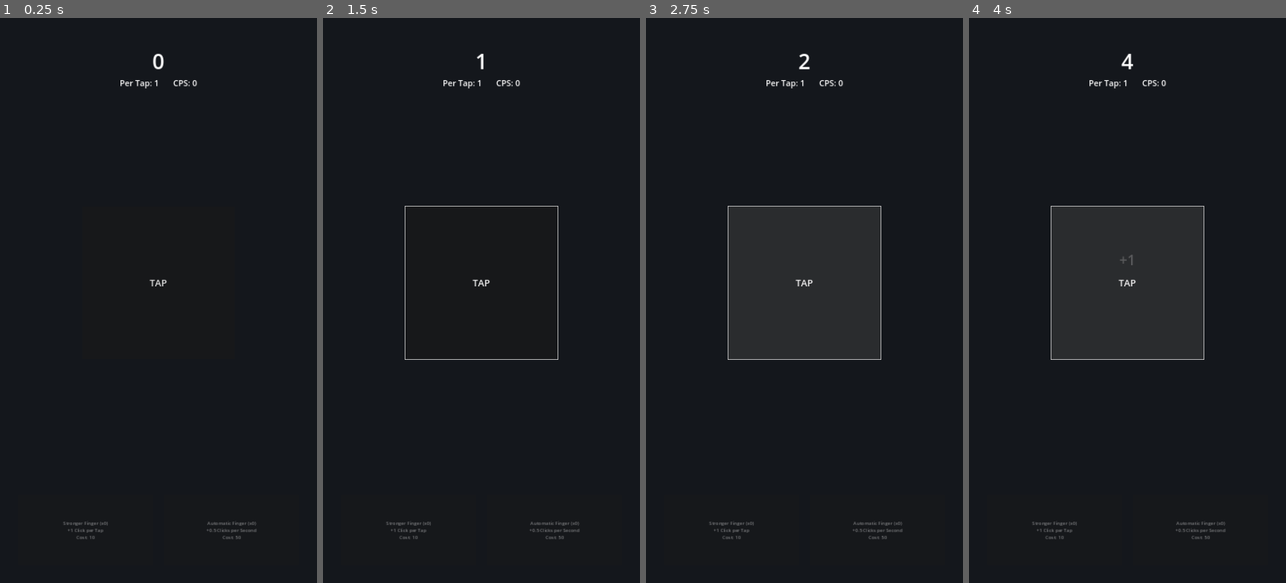
Above: before the commit, frames 1-4 (left to right).
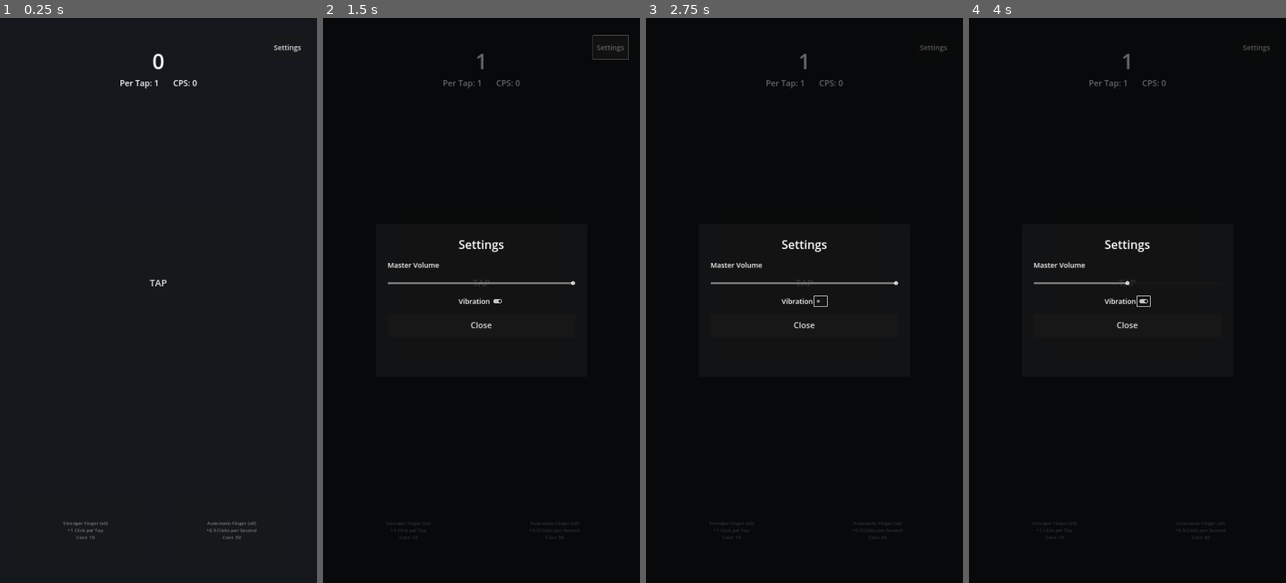
Above: after the commit, the same moments.

Repository: RyanGAt/clicky-mobile-game
Game: Godot game, scene res://scenes/main/main_game.tscn
Same seed, same stepped clock (60 frames per second), same inputs: the game is played once before the commit and once after it.
Inputs (mouse positions are in pixels of both pictures, inside the frame that each line leads up to):
- Up to frame 1 (0.25 s): no input
- Up to frame 2 (1.5 s): click "TAP" at 0.5 s; click (611, 46) at 1.25 s, where only the run after the commit has a clickable "Settings"
- Up to frame 3 (2.75 s): click (820, 300) at 2.02 s
- Up to frame 4 (4 s): click "TAP" at 2.75 s; click (1143, 300) at 3.52 s

The runs differ from the first frame. In frame 1, less than 0.1% of the frame differs, in the area x 86-95%, y 4-6%; in frame 2, 1.4%; in frame 3, 12%, in the area x 19-95%, y 4-93%; in frame 4, 12%.

Commit message:
Add Phase 2 core systems: save/load, settings, offline earnings
Local save to user://save.dat (versioned JSON) with autosave every
30s, on upgrade purchase, and on pause/close. On load, computes
offline earnings at 50% efficiency capped at 8 hours and shows a
collectible summary popup. Settings screen exposes master volume and
a vibration toggle, both wired into the tap loop.

Diff:
--- a/project.godot
+++ b/project.godot
@@ -18,6 +18,7 @@
 [autoload]
 
 GameManager="*res://scripts/managers/game_manager.gd"
+SaveManager="*res://scripts/managers/save_manager.gd"
 
 [display]
 
--- a/scenes/main/main_game.tscn
+++ b/scenes/main/main_game.tscn
@@ -77,6 +77,20 @@
 unique_name_in_owner = true
 bus = &"Master"
 
+[node name="SettingsButton" type="Button" parent="."]
+unique_name_in_owner = true
+layout_mode = 1
+anchors_preset = 1
+anchor_left = 1.0
+anchor_right = 1.0
+offset_left = -160.0
+offset_top = 60.0
+offset_right = -40.0
+offset_bottom = 140.0
+grow_horizontal = 0
+theme_override_font_sizes/font_size = 24
+text = "Settings"
+
 [node name="FloatingTextLayer" type="Control" parent="."]
 unique_name_in_owner = true
 layout_mode = 1
@@ -86,6 +100,9 @@
 grow_horizontal = 2
 grow_vertical = 2
 mouse_filter = 2
+
+[node name="PopupLayer" type="CanvasLayer" parent="."]
+unique_name_in_owner = true
 
 [node name="BottomPanel" type="HBoxContainer" parent="."]
 layout_mode = 1
--- /dev/null
+++ b/scenes/screens/offline_earnings_popup.tscn
@@ -0,0 +1,66 @@
+[gd_scene load_steps=2 format=3 uid="uid://b6q1w9k3r7v2y"]
+
+[ext_resource type="Script" path="res://scripts/ui/offline_earnings_popup.gd" id="1_offline"]
+
+[node name="OfflineEarningsPopup" type="Control"]
+anchors_preset = 15
+anchor_right = 1.0
+anchor_bottom = 1.0
+grow_horizontal = 2
+grow_vertical = 2
+script = ExtResource("1_offline")
+
+[node name="Scrim" type="ColorRect" parent="."]
+layout_mode = 1
+anchors_preset = 15
+anchor_right = 1.0
+anchor_bottom = 1.0
+grow_horizontal = 2
+grow_vertical = 2
+color = Color(0, 0, 0, 0.6)
+
+[node name="Panel" type="PanelContainer" parent="."]
+layout_mode = 1
+anchors_preset = 8
+anchor_left = 0.5
+anchor_top = 0.5
+anchor_right = 0.5
+anchor_bottom = 0.5
+offset_left = -340.0
+offset_top = -220.0
+offset_right = 340.0
+offset_bottom = 220.0
+grow_horizontal = 2
+grow_vertical = 2
+
+[node name="Margin" type="MarginContainer" parent="Panel"]
+layout_mode = 2
+theme_override_constants/margin_left = 40
+theme_override_constants/margin_top = 40
+theme_override_constants/margin_right = 40
+theme_override_constants/margin_bottom = 40
+
+[node name="VBox" type="VBoxContainer" parent="Panel/Margin"]
+layout_mode = 2
+theme_override_constants/separation = 24
+
+[node name="Title" type="Label" parent="Panel/Margin/VBox"]
+layout_mode = 2
+theme_override_font_sizes/font_size = 36
+horizontal_alignment = 1
+text = "Welcome Back!"
+
+[node name="MessageLabel" type="Label" parent="Panel/Margin/VBox"]
+unique_name_in_owner = true
+layout_mode = 2
+theme_override_font_sizes/font_size = 24
+horizontal_alignment = 1
+autowrap_mode = 2
+text = "While you were away, your switches earned you Clicks."
+
+[node name="CollectButton" type="Button" parent="Panel/Margin/VBox"]
+unique_name_in_owner = true
+custom_minimum_size = Vector2(0, 80)
+layout_mode = 2
+theme_override_font_sizes/font_size = 28
+text = "Collect"
--- /dev/null
+++ b/scenes/screens/settings_screen.tscn
@@ -0,0 +1,85 @@
+[gd_scene load_steps=2 format=3 uid="uid://c8n2h5t7w4x9m"]
+
+[ext_resource type="Script" path="res://scripts/ui/settings_screen.gd" id="1_settings"]
+
+[node name="SettingsScreen" type="Control"]
+anchors_preset = 15
+anchor_right = 1.0
+anchor_bottom = 1.0
+grow_horizontal = 2
+grow_vertical = 2
+script = ExtResource("1_settings")
+
+[node name="Scrim" type="ColorRect" parent="."]
+layout_mode = 1
+anchors_preset = 15
+anchor_right = 1.0
+anchor_bottom = 1.0
+grow_horizontal = 2
+grow_vertical = 2
+color = Color(0, 0, 0, 0.6)
+
+[node name="Panel" type="PanelContainer" parent="."]
+layout_mode = 1
+anchors_preset = 8
+anchor_left = 0.5
+anchor_top = 0.5
+anchor_right = 0.5
+anchor_bottom = 0.5
+offset_left = -360.0
+offset_top = -260.0
+offset_right = 360.0
+offset_bottom = 260.0
+grow_horizontal = 2
+grow_vertical = 2
+
+[node name="Margin" type="MarginContainer" parent="Panel"]
+layout_mode = 2
+theme_override_constants/margin_left = 40
+theme_override_constants/margin_top = 40
+theme_override_constants/margin_right = 40
+theme_override_constants/margin_bottom = 40
+
+[node name="VBox" type="VBoxContainer" parent="Panel/Margin"]
+layout_mode = 2
+theme_override_constants/separation = 24
+
+[node name="Title" type="Label" parent="Panel/Margin/VBox"]
+layout_mode = 2
+theme_override_font_sizes/font_size = 40
+horizontal_alignment = 1
+text = "Settings"
+
+[node name="VolumeLabel" type="Label" parent="Panel/Margin/VBox"]
+layout_mode = 2
+theme_override_font_sizes/font_size = 24
+text = "Master Volume"
+
+[node name="VolumeSlider" type="HSlider" parent="Panel/Margin/VBox"]
+unique_name_in_owner = true
+custom_minimum_size = Vector2(0, 40)
+layout_mode = 2
+max_value = 1.0
+step = 0.01
+value = 1.0
+
+[node name="VibrationRow" type="HBoxContainer" parent="Panel/Margin/VBox"]
+layout_mode = 2
+alignment = 1
+
+[node name="VibrationLabel" type="Label" parent="Panel/Margin/VBox/VibrationRow"]
+layout_mode = 2
+theme_override_font_sizes/font_size = 24
+text = "Vibration"
+
+[node name="VibrationToggle" type="CheckButton" parent="Panel/Margin/VBox/VibrationRow"]
+unique_name_in_owner = true
+layout_mode = 2
+button_pressed = true
+
+[node name="CloseButton" type="Button" parent="Panel/Margin/VBox"]
+unique_name_in_owner = true
+custom_minimum_size = Vector2(0, 80)
+layout_mode = 2
+theme_override_font_sizes/font_size = 28
+text = "Close"
--- /dev/null
+++ b/scripts/managers/save_manager.gd
@@ -0,0 +1,108 @@
+extends Node
+
+const SAVE_PATH := "user://save.dat"
+const SAVE_VERSION := 1
+const OFFLINE_EFFICIENCY := 0.5
+const MAX_OFFLINE_SECONDS := 8.0 * 60.0 * 60.0
+const AUTO_SAVE_INTERVAL := 30.0
+
+var settings: Dictionary = {
+	"master_volume": 1.0,
+	"vibration_enabled": true,
+}
+
+var pending_offline_earnings: float = 0.0
+var pending_offline_seconds: float = 0.0
+
+func _ready() -> void:
+	load_game()
+	_apply_audio_settings()
+
+	var auto_save_timer := Timer.new()
+	auto_save_timer.wait_time = AUTO_SAVE_INTERVAL
+	auto_save_timer.autostart = true
+	auto_save_timer.timeout.connect(save_game)
+	add_child(auto_save_timer)
+
+	GameManager.upgrade_purchased.connect(func(_id): save_game())
+	get_tree().auto_accept_quit = false
+
+func _notification(what: int) -> void:
+	match what:
+		NOTIFICATION_APPLICATION_PAUSED, NOTIFICATION_APPLICATION_FOCUS_OUT:
+			save_game()
+		NOTIFICATION_WM_CLOSE_REQUEST:
+			save_game()
+			get_tree().quit()
+
+func save_game() -> void:
+	var data := {
+		"version": SAVE_VERSION,
+		"clicks": GameManager.clicks,
+		"click_power": GameManager.click_power,
+		"clicks_per_second": GameManager.clicks_per_second,
+		"owned": GameManager.owned,
+		"settings": settings,
+		"last_active_unix": Time.get_unix_time_from_system(),
+	}
+	var file := FileAccess.open(SAVE_PATH, FileAccess.WRITE)
+	if file == null:
+		push_error("Could not write save file")
+		return
+	file.store_string(JSON.stringify(data))
+
+func load_game() -> void:
+	if not FileAccess.file_exists(SAVE_PATH):
+		return
+	var file := FileAccess.open(SAVE_PATH, FileAccess.READ)
+	if file == null:
+		return
+	var parsed = JSON.parse_string(file.get_as_text())
+	if not (parsed is Dictionary):
+		return
+
+	GameManager.clicks = float(parsed.get("clicks", 0.0))
+	GameManager.click_power = float(parsed.get("click_power", 1.0))
+	GameManager.clicks_per_second = float(parsed.get("clicks_per_second", 0.0))
+
+	var saved_owned = parsed.get("owned", {})
+	if saved_owned is Dictionary:
+		for id in saved_owned.keys():
+			GameManager.owned[id] = int(saved_owned[id])
+
+	var saved_settings = parsed.get("settings", {})
+	if saved_settings is Dictionary:
+		for key in saved_settings.keys():
+			settings[key] = saved_settings[key]
+
+	var last_active: float = float(parsed.get("last_active_unix", 0.0))
+	if last_active > 0.0 and GameManager.clicks_per_second > 0.0:
+		var elapsed: float = clampf(Time.get_unix_time_from_system() - last_active, 0.0, MAX_OFFLINE_SECONDS)
+		if elapsed > 1.0:
+			pending_offline_seconds = elapsed
+			pending_offline_earnings = elapsed * GameManager.clicks_per_second * OFFLINE_EFFICIENCY
+			GameManager.add_clicks(pending_offline_earnings)
+
+func consume_pending_offline_earnings() -> Dictionary:
+	var result := {
+		"earnings": pending_offline_earnings,
+		"seconds": pending_offline_seconds,
+	}
+	pending_offline_earnings = 0.0
+	pending_offline_seconds = 0.0
+	return result
+
+func set_master_volume(value: float) -> void:
+	settings["master_volume"] = clampf(value, 0.0, 1.0)
+	_apply_audio_settings()
+	save_game()
+
+func set_vibration_enabled(enabled: bool) -> void:
+	settings["vibration_enabled"] = enabled
+	save_game()
+
+func _apply_audio_settings() -> void:
+	var bus_index := AudioServer.get_bus_index("Master")
+	var volume: float = settings.get("master_volume", 1.0)
+	AudioServer.set_bus_volume_db(bus_index, linear_to_db(maxf(volume, 0.0001)))
+	AudioServer.set_bus_mute(bus_index, volume <= 0.0001)
--- a/scripts/ui/main_game.gd
+++ b/scripts/ui/main_game.gd
@@ -2,6 +2,10 @@
 
 const FLOAT_TEXT_SCENE_DURATION := 0.6
 const TAP_SCALE := 0.92
+const TAP_VIBRATION_MS := 15
+
+const SettingsScreenScene := preload("res://scenes/screens/settings_screen.tscn")
+const OfflineEarningsPopupScene := preload("res://scenes/screens/offline_earnings_popup.tscn")
 
 @onready var switch_button: Button = %SwitchButton
 @onready var switch_audio: AudioStreamPlayer = %SwitchAudio
@@ -11,6 +15,8 @@
 @onready var cps_label: Label = %CPSLabel
 @onready var stronger_finger_button: Button = %StrongerFingerButton
 @onready var automatic_finger_button: Button = %AutomaticFingerButton
+@onready var settings_button: Button = %SettingsButton
+@onready var popup_layer: CanvasLayer = %PopupLayer
 
 var _tap_tween: Tween
 
@@ -22,8 +28,10 @@
 	switch_button.button_up.connect(_on_switch_released)
 	stronger_finger_button.pressed.connect(func(): _buy("stronger_finger"))
 	automatic_finger_button.pressed.connect(func(): _buy("automatic_finger"))
+	settings_button.pressed.connect(_on_settings_pressed)
 
 	_refresh_all_labels()
+	_show_offline_earnings_if_pending()
 
 func _process(_delta: float) -> void:
 	cps_label.text = "CPS: %s" % GameManager.format_number(GameManager.clicks_per_second)
@@ -33,6 +41,7 @@
 	var earned := GameManager.tap()
 	_play_press_animation()
 	_play_tap_sound()
+	_play_tap_vibration()
 	_spawn_floating_text(earned)
 
 func _on_switch_released() -> void:
@@ -52,6 +61,21 @@
 		return
 	switch_audio.pitch_scale = randf_range(0.95, 1.05)
 	switch_audio.play()
+
+func _play_tap_vibration() -> void:
+	if SaveManager.settings.get("vibration_enabled", true):
+		Input.vibrate_handheld(TAP_VIBRATION_MS)
+
+func _on_settings_pressed() -> void:
+	popup_layer.add_child(SettingsScreenScene.instantiate())
+
+func _show_offline_earnings_if_pending() -> void:
+	var offline := SaveManager.consume_pending_offline_earnings()
+	if offline["earnings"] <= 0.0:
+		return
+	var popup: Control = OfflineEarningsPopupScene.instantiate()
+	popup_layer.add_child(popup)
+	popup.setup(offline["earnings"], offline["seconds"])
 
 func _spawn_floating_text(amount: float) -> void:
 	var label := Label.new()
--- /dev/null
+++ b/scripts/ui/offline_earnings_popup.gd
@@ -0,0 +1,20 @@
+extends Control
+
+signal closed
+
+@onready var message_label: Label = %MessageLabel
+@onready var collect_button: Button = %CollectButton
+
+func setup(earnings: float, seconds: float) -> void:
+	var minutes := int(seconds / 60.0)
+	message_label.text = "While you were away for %d minutes,\nyour switches earned you %s Clicks." % [
+		minutes,
+		GameManager.format_number(earnings),
+	]
+
+func _ready() -> void:
+	collect_button.pressed.connect(_on_collect_pressed)
+
+func _on_collect_pressed() -> void:
+	closed.emit()
+	queue_free()
--- /dev/null
+++ b/scripts/ui/settings_screen.gd
@@ -0,0 +1,25 @@
+extends Control
+
+signal closed
+
+@onready var volume_slider: HSlider = %VolumeSlider
+@onready var vibration_toggle: CheckButton = %VibrationToggle
+@onready var close_button: Button = %CloseButton
+
+func _ready() -> void:
+	volume_slider.value = SaveManager.settings.get("master_volume", 1.0)
+	vibration_toggle.button_pressed = SaveManager.settings.get("vibration_enabled", true)
+
+	volume_slider.value_changed.connect(_on_volume_changed)
+	vibration_toggle.toggled.connect(_on_vibration_toggled)
+	close_button.pressed.connect(_on_close_pressed)
+
+func _on_volume_changed(value: float) -> void:
+	SaveManager.set_master_volume(value)
+
+func _on_vibration_toggled(enabled: bool) -> void:
+	SaveManager.set_vibration_enabled(enabled)
+
+func _on_close_pressed() -> void:
+	closed.emit()
+	queue_free()
